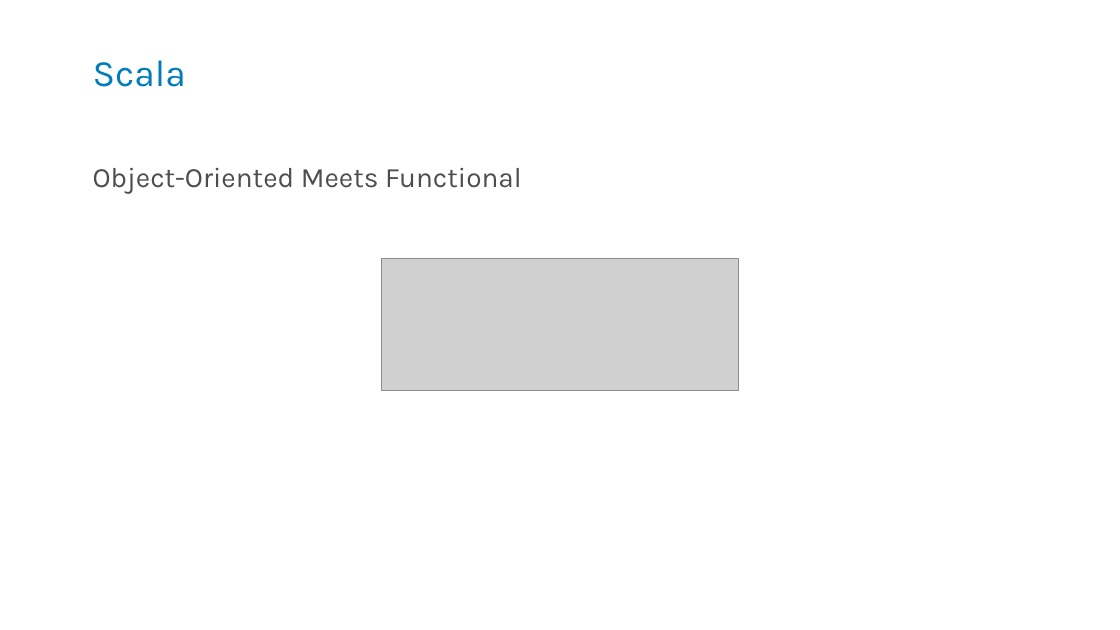
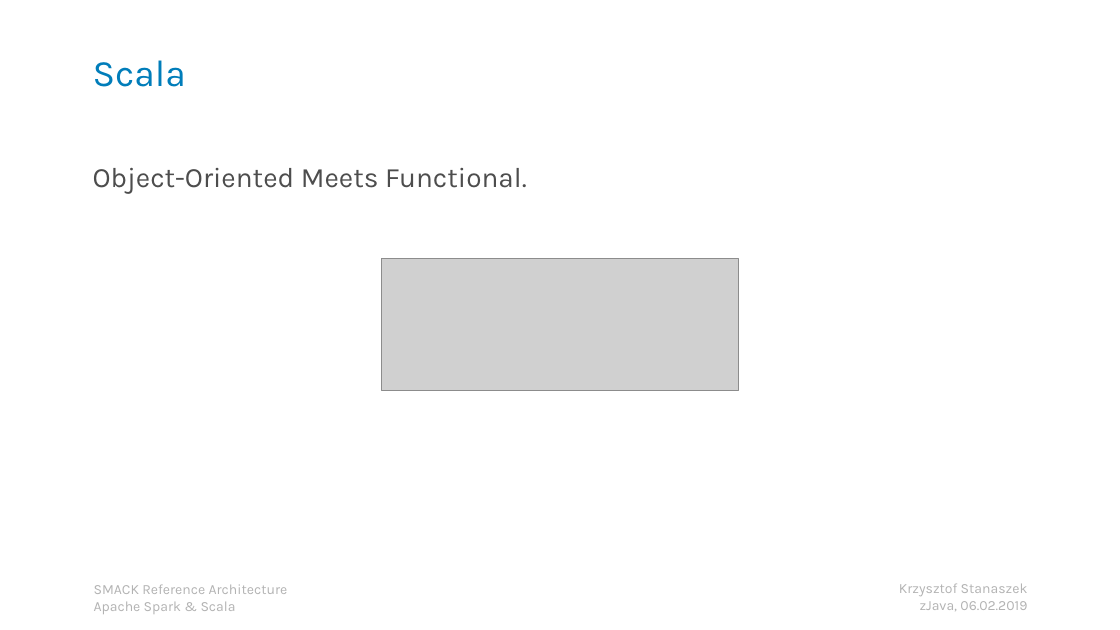
Before and after one commit to kstanaszek/SparkAndScalaInTandem, a slide deck: slide 13 of src/main/resources/slides.pptx. Drawn at 1120x630 pixels with LibreOffice and Linux fonts; fonts in the diff are those of the drawing; grey boxes stand for pictures. Boxes give left, top, right and bottom in pixels: in the first picture for what was removed or moved away, otherwise in the second. Text is boxed around its words. In the diff, an @@ line names an element or a change of style, - is before the commit and + after.

```diff
--- a/src/main/resources/slides.pptx
+++ b/src/main/resources/slides.pptx
@@ text at <box>93,168,527,193</box>: text changed @@
-Object-Oriented Meets Functional
+Object-Oriented Meets Functional.
@@ text added at <box>94,584,288,614</box>, 9 pt, text #B3B3B3 @@
+SMACK Reference Architecture
+Apache Spark & Scala
@@ text added at <box>899,583,1028,611</box>, 9 pt, text #B3B3B3 @@
+Krzysztof Stanaszek
+zJava, 06.02.2019
```
Also in this commit, not shown: 19 other slides changed, 2 slides added, 1 slide removed, 8 other files.
